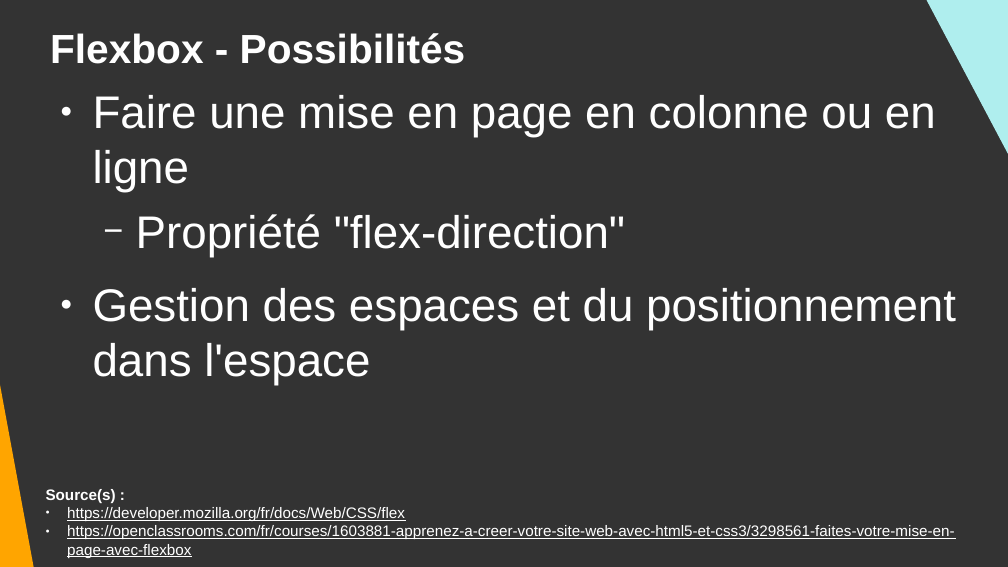
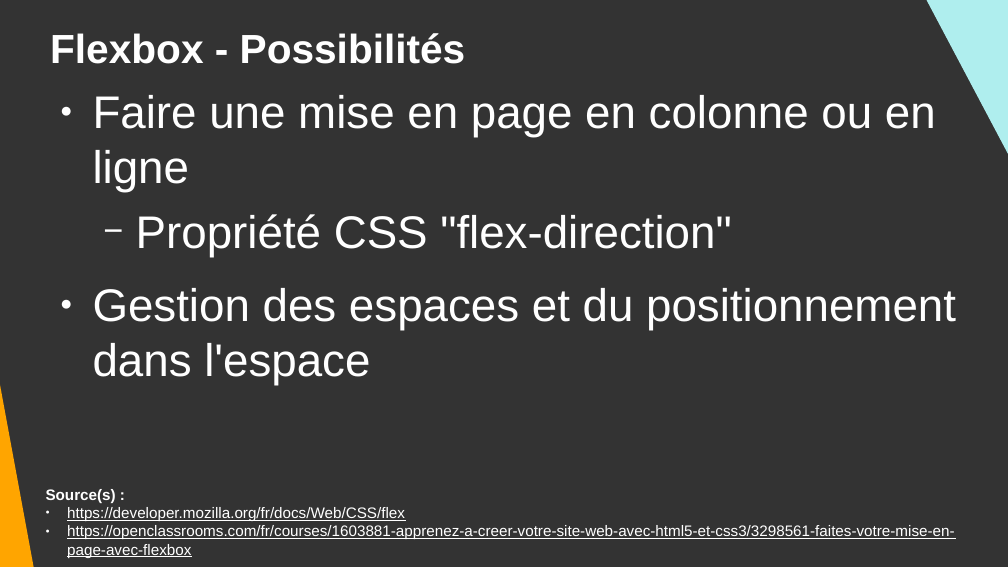
Before and after one commit to DanYellow/cours, a slide deck: slide 15 of integration-web-s1/travaux-pratiques/numero-8/presentation.odp (slide 14 before the commit). Drawn at 1008x567 pixels with LibreOffice and Linux fonts; fonts in the diff are those of the drawing. Boxes give left, top, right and bottom in pixels: in the first picture for what was removed or moved away, otherwise in the second. Text is boxed around its words. In the diff, an @@ line names an element or a change of style, - is before the commit and + after.

```diff
--- a/integration-web-s1/travaux-pratiques/numero-8/presentation.odp
+++ b/integration-web-s1/travaux-pratiques/numero-8/presentation.odp
@@ text at (x1=136, y1=214, x2=731, y2=257): text changed @@
-  − Propriété "flex-direction"
+  − Propriété CSS "flex-direction"
```
Also in this commit, not shown: 3 other slides changed, 1 slide added, 1 slide removed, 2 other files.
